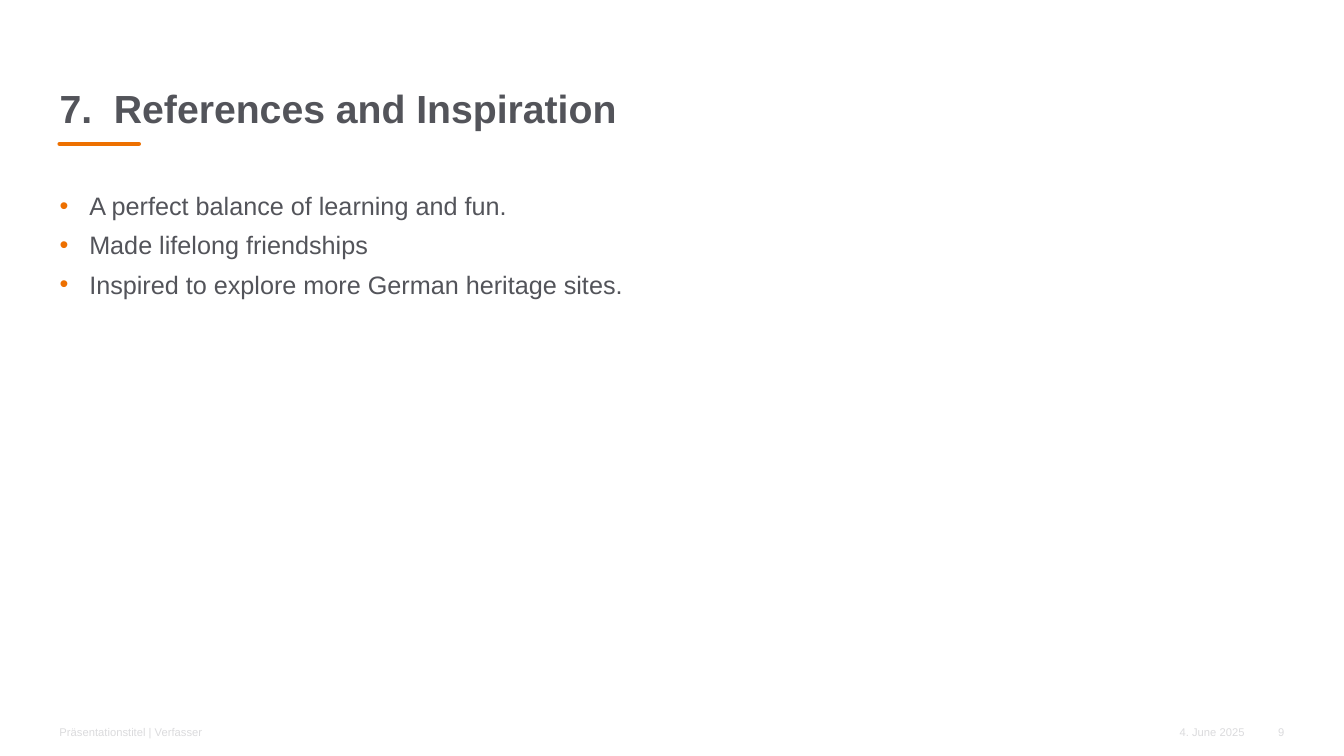
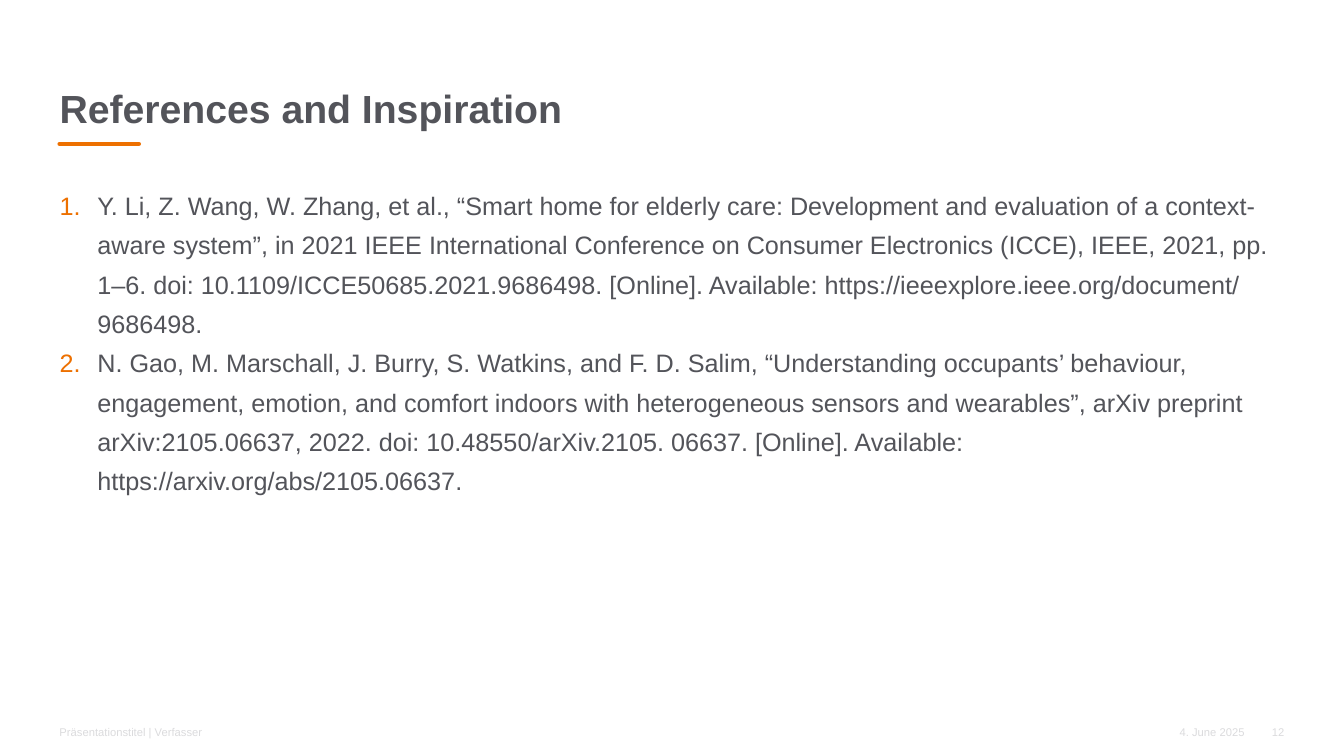
Before and after one commit to ProgrammerTabish/HappyHomeIndustry4.0Project, a slide deck: slide 12 of Happy_Home_Final.pptx (slide 9 before the commit). Drawn at 1344x756 pixels with LibreOffice and Linux fonts; fonts in the diff are those of the drawing; background and template pictures are left out. Boxes give left, top, right and bottom in pixels: in the first picture for what was removed or moved away, otherwise in the second. Text is boxed around its words. In the diff, an @@ line names an element or a change of style, - is before the commit and + after.

```diff
--- a/Happy_Home_Final.pptx
+++ b/Happy_Home_Final.pptx
@@ title at (60,94,562,131): text changed @@
-7. References and Inspiration
+References and Inspiration
@@ text at (97,196,1267,496): text changed @@
-• A perfect balance of learning and fun.
-• Made lifelong friendships
-• Inspired to explore more German heritage sites.
+1. Y. Li, Z. Wang, W. Zhang, et al., “Smart home for elderly care: Development and evaluation of a context-aware system”, in 2021 IEEE International Conference on Consumer Electronics (ICCE), IEEE, 2021, pp. 1–6. doi: 10.1109/ICCE50685.2021.9686498. [Online]. Available: https://ieeexplore.ieee.org/document/ 9686498.
+2. N. Gao, M. Marschall, J. Burry, S. Watkins, and F. D. Salim, “Understanding occupants’ behaviour, engagement, emotion, and comfort indoors with heterogeneous sensors and wearables”, arXiv preprint arXiv:2105.06637, 2022. doi: 10.48550/arXiv.2105. 06637. [Online]. Available: https://arxiv.org/abs/2105.06637.
@@ page number at (1250,716,1285,747): text changed @@
-9
+12
```
Also in this commit, not shown: 5 other slides changed, 4 slides added, 1 slide removed, 2 other files.
